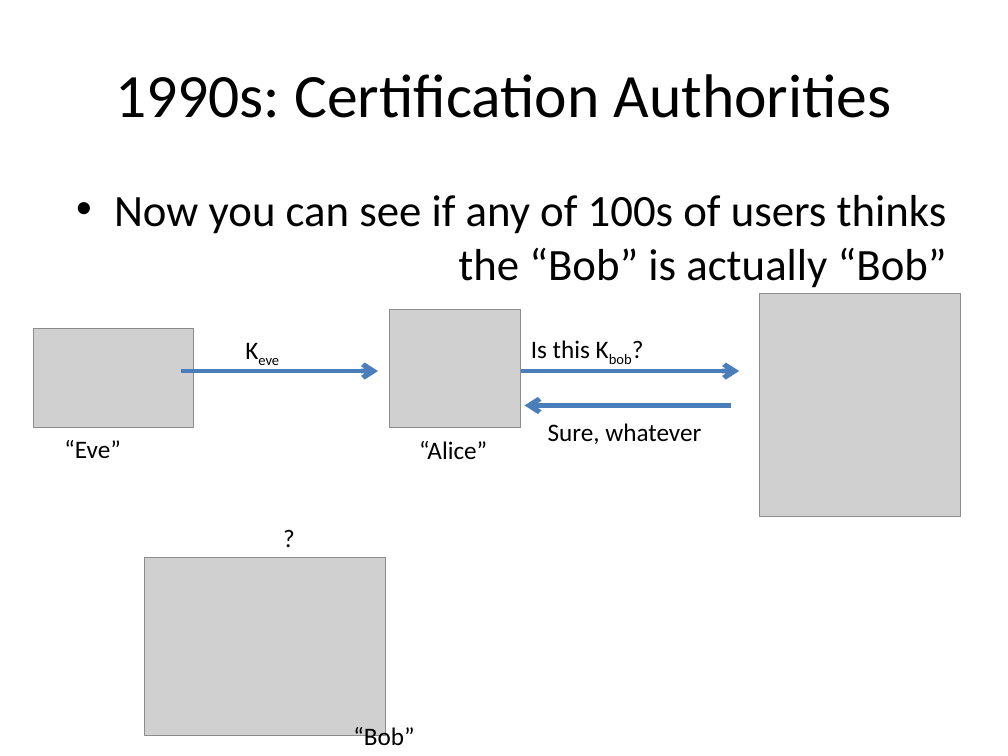
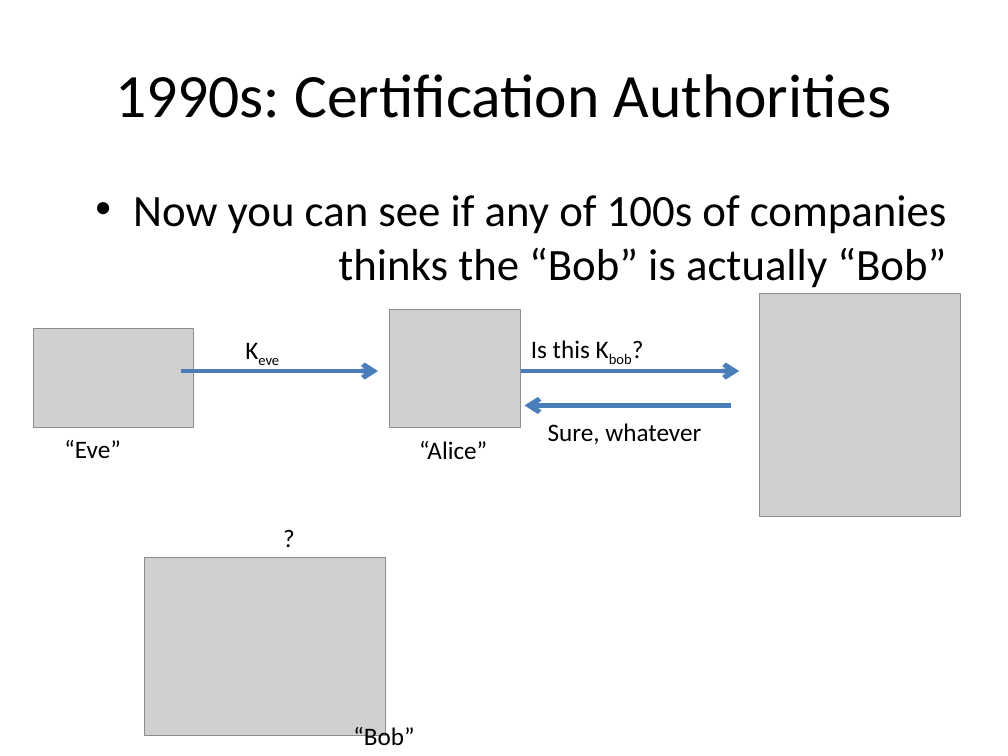
Before and after one commit to iagox86/2013-02-Shmoocon-talk, a slide deck: slide 14 of Shmoocon.pptx. Drawn at 1008x756 pixels with LibreOffice and Linux fonts; fonts in the diff are those of the drawing; grey boxes stand for pictures. Boxes give left, top, right and bottom in pixels: in the first picture for what was removed or moved away, otherwise in the second. Text is boxed around its words. In the diff, an @@ line names an element or a change of style, - is before the commit and + after.

Commit message:
Updates/fixes to slides

```diff
--- a/Shmoocon.pptx
+++ b/Shmoocon.pptx
@@ text at [133,195,947,288]: text changed @@
-• Now you can see if any of 100s of users thinks the “Bob” is actually “Bob”
+• Now you can see if any of 100s of companies thinks the “Bob” is actually “Bob”
```
Also in this commit, not shown: 8 other slides changed.
